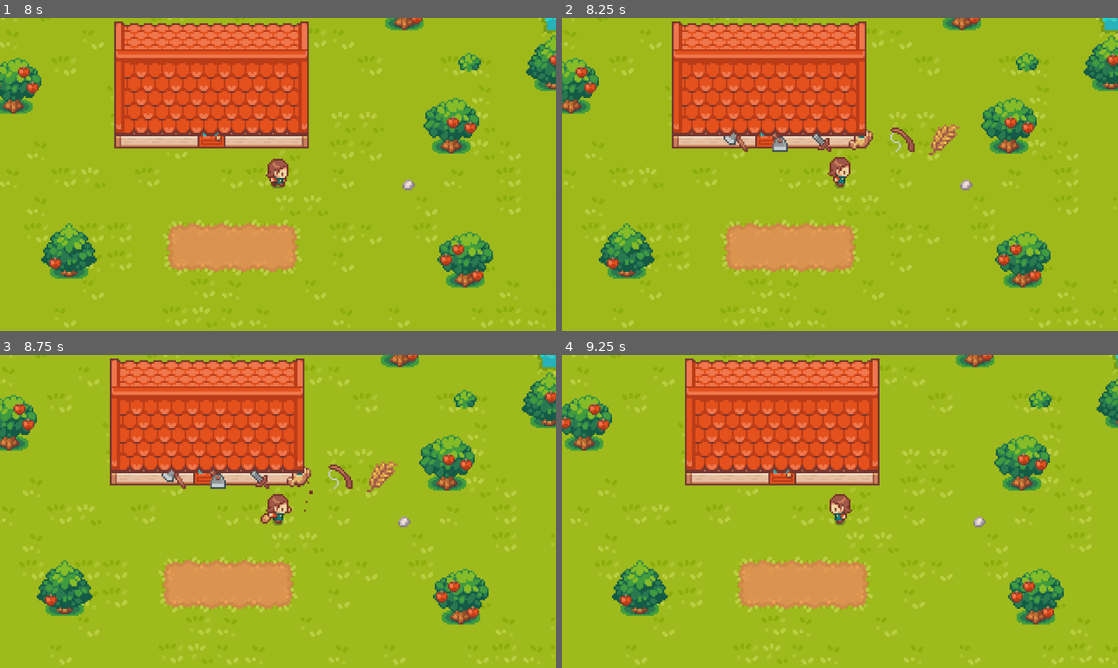
Above: before the commit, frames 1-4 (two rows, left to right).
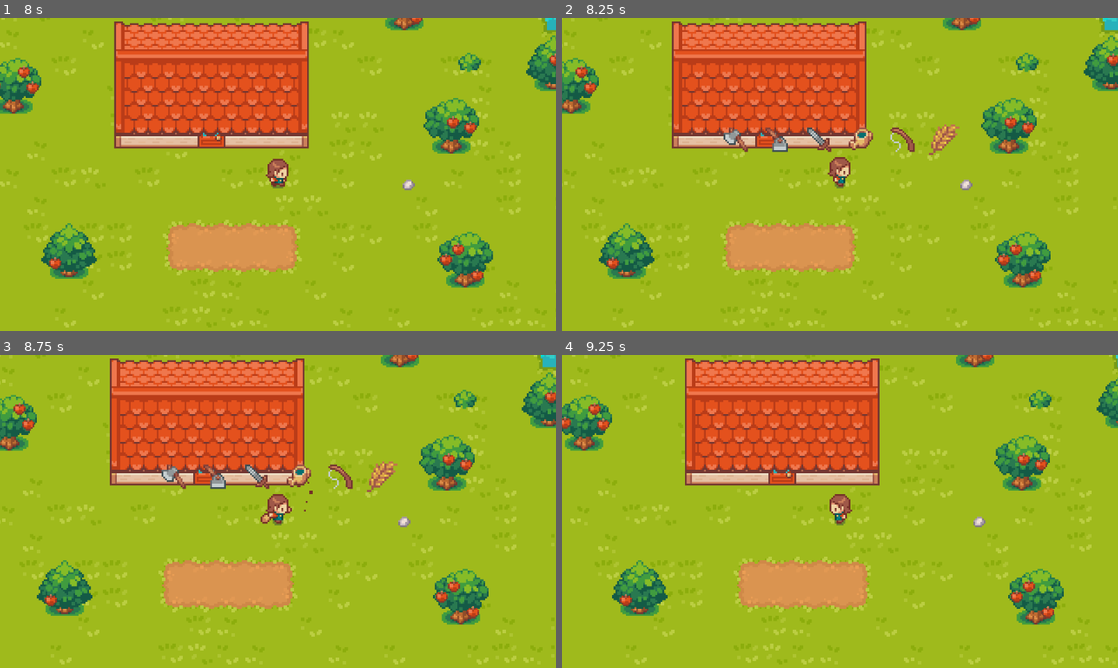
Above: after the commit, the same moments.

Repository: jkaczor6/GodotValley
Game: Godot game, scene res://scenes/levels/level.tscn
Same seed, same stepped clock (60 frames per second), same inputs: the game is played once before the commit and once after it.
Inputs:
- Up to frame 1 (8 s): hold D (right) 0.53-1.28 s; tap Space (action) at 0.6, 1.35, 2.3, 2.85, 3.5, 3.6, 4.55, 5.1, 5.75, 5.85, 6.8, 7.35 s; hold Q (tool_backward) 1.28-2.03 s; tap Enter at 2, 4.25, 6.5 s; hold D (right) 2.03-2.78 s; tap N (diagnose) at 2.1, 4.35, 6.6 s; hold C (seed_forward) 2.78-3.53 s; hold A (left) 3.53-5.03 s; hold Q (tool_backward) 5.03-5.78 s; hold D (right) 5.78-6.53 s; hold C (seed_forward) 6.53-7.28 s; hold D (right) from 7.28 s (still down)
- Up to frame 2 (8.25 s): release D (right) at 8.03 s; hold Q (tool_backward) from 8.03 s (still down); tap Space (action) at 8.1 s
- Up to frame 3 (8.75 s): keep holding Q (tool_backward)
- Up to frame 4 (9.25 s): release Q (tool_backward) at 8.78 s; hold A (left) from 8.78 s (still down); tap N (diagnose) at 8.85 s; tap Space (action) at 9.05 s

Frame 1 is identical in both runs. In frame 2, 0.2% of the frame differs, in the area x 29-55%, y 34-38%; in frame 3, 0.2%; in frame 4, nothing differs.

Commit message:
finished fishing minigame

Diff:
--- a/project.godot
+++ b/project.godot
@@ -29,7 +29,6 @@
 window/size/viewport_width=1280
 window/size/viewport_height=720
 window/subwindows/embed_subwindows=false
-window/vsync/vsync_mode=0
 
 [input]
 
--- a/scenes/characters/player.gd
+++ b/scenes/characters/player.gd
@@ -31,7 +31,7 @@
 
 func get_fishing_input():
 	if Input.is_action_just_pressed("action"):
-		pass
+		$FishingGame.action()
 
 func get_basic_input():
 	if Input.is_action_just_pressed("tool_forward") or Input.is_action_just_pressed("tool_backward"):
@@ -75,8 +75,14 @@
 	tool_use.emit(current_tool, position + last_direction * 16 + Vector2(0,4))
 
 func start_fishing():
+	$FishingGame.reveal()
 	current_state = Enum.State.FISHING
 	$Animation/AnimationTree.set("parameters/FishBlend/blend_amount", 1)
+
+func stop_fishing():
+	can_move = true
+	current_state = Enum.State.DEFAULT
+	$Animation/AnimationTree.set("parameters/FishBlend/blend_amount", 0)
 
 func _on_animation_tree_animation_started(_anim_name: StringName) -> void:
 	can_move = false
--- a/scenes/characters/player.tscn
+++ b/scenes/characters/player.tscn
@@ -3,6 +3,7 @@
 [ext_resource type="Script" uid="uid://dbmbhotl3mjb4" path="res://scenes/characters/player.gd" id="2_76oj4"]
 [ext_resource type="Texture2D" uid="uid://bp3sfnx2rutrs" path="res://graphics/characters/main/main_basic.png" id="3_6eyoc"]
 [ext_resource type="PackedScene" uid="uid://bcg37n0ysrp6w" path="res://scenes/ui/tool_ui.tscn" id="3_76oj4"]
+[ext_resource type="PackedScene" uid="uid://qspw5wxn75gc" path="res://scenes/ui/fishing_game.tscn" id="4_dyp2m"]
 
 [sub_resource type="CapsuleShape2D" id="CapsuleShape2D_atpat"]
 radius = 4.0
@@ -1528,11 +1529,11 @@
 nodes/MoveStateMachine/position = Vector2(302.65524, -123.22713)
 nodes/ToolOneShot/node = SubResource("AnimationNodeOneShot_yewv4")
 nodes/ToolOneShot/position = Vector2(620, -120)
-nodes/Blend2/node = SubResource("AnimationNodeBlend2_76oj4")
-nodes/Blend2/position = Vector2(1020, -120)
+nodes/FishBlend/node = SubResource("AnimationNodeBlend2_76oj4")
+nodes/FishBlend/position = Vector2(1020, -120)
 nodes/FishIdleBlendSpace2D/node = SubResource("AnimationNodeBlendSpace2D_aqa0x")
 nodes/FishIdleBlendSpace2D/position = Vector2(800, 0)
-node_connections = [&"output", 0, &"Blend2", &"ToolOneShot", 0, &"MoveStateMachine", &"ToolOneShot", 1, &"ToolStateMachine", &"Blend2", 0, &"ToolOneShot", &"Blend2", 1, &"FishIdleBlendSpace2D"]
+node_connections = [&"output", 0, &"FishBlend", &"ToolOneShot", 0, &"MoveStateMachine", &"ToolOneShot", 1, &"ToolStateMachine", &"FishBlend", 0, &"ToolOneShot", &"FishBlend", 1, &"FishIdleBlendSpace2D"]
 
 [node name="Player" type="CharacterBody2D" unique_id=1221615893 groups=["Player"]]
 collision_layer = 2
@@ -1543,7 +1544,6 @@
 texture = ExtResource("3_6eyoc")
 hframes = 33
 vframes = 4
-frame = 1
 
 [node name="CollisionShape2D" type="CollisionShape2D" parent="." unique_id=966384012]
 shape = SubResource("CapsuleShape2D_atpat")
@@ -1570,17 +1570,21 @@
 parameters/ToolOneShot/active = false
 parameters/ToolOneShot/internal_active = false
 parameters/ToolOneShot/request = 0
-parameters/Blend2/blend_amount = 0.0
+parameters/FishBlend/blend_amount = 0.0
 parameters/FishIdleBlendSpace2D/blend_position = Vector2(0, 0)
 
 [node name="Camera2D" type="Camera2D" parent="." unique_id=708422854]
 zoom = Vector2(4, 4)
 
 [node name="ToolUI" parent="." unique_id=383167844 instance=ExtResource("3_76oj4")]
+z_index = 2
 
 [node name="RayCast2D" type="RayCast2D" parent="." unique_id=2022611320]
 target_position = Vector2(0, 20)
 collision_mask = 8
 
+[node name="FishingGame" parent="." unique_id=1221989429 instance=ExtResource("4_dyp2m")]
+position = Vector2(40, 0)
+
 [connection signal="animation_finished" from="Animation/AnimationTree" to="." method="_on_animation_tree_animation_finished"]
 [connection signal="animation_started" from="Animation/AnimationTree" to="." method="_on_animation_tree_animation_started"]
--- a/scenes/levels/level.tscn
+++ b/scenes/levels/level.tscn
@@ -994,35 +994,32 @@
 position = Vector2(-149, 481)
 
 [node name="SimpleObject3" parent="Objects" unique_id=157085473 instance=ExtResource("8_ouxo3")]
-z_index = -1
 position = Vector2(31, 467)
-size = 0
-style = 0
 random = true
 
 [node name="SimpleObject4" parent="Objects" unique_id=464652059 instance=ExtResource("8_ouxo3")]
-z_index = -1
 position = Vector2(-36, 416)
-size = 0
-style = 0
+size = 3
 random = true
 
 [node name="SimpleObject5" parent="Objects" unique_id=351454795 instance=ExtResource("8_ouxo3")]
 z_index = -1
 position = Vector2(45, 201)
+size = 1
+style = 0
+random = true
+
+[node name="SimpleObject9" parent="Objects" unique_id=1161524051 instance=ExtResource("8_ouxo3")]
+z_index = -1
+position = Vector2(131, 213)
 size = 0
-style = 0
-random = true
-
-[node name="SimpleObject9" parent="Objects" unique_id=1161524051 instance=ExtResource("8_ouxo3")]
-position = Vector2(131, 213)
 style = 0
 random = true
 
 [node name="SimpleObject10" parent="Objects" unique_id=1588403882 instance=ExtResource("8_ouxo3")]
 z_index = -1
 position = Vector2(72, 165)
-size = 0
+size = 1
 style = 0
 random = true
 
@@ -1033,13 +1030,13 @@
 random = true
 
 [node name="SimpleObject13" parent="Objects" unique_id=1771839642 instance=ExtResource("8_ouxo3")]
+z_index = -1
 position = Vector2(285, 349)
-size = 3
+size = 1
 random = true
 
 [node name="SimpleObject14" parent="Objects" unique_id=636422682 instance=ExtResource("8_ouxo3")]
 position = Vector2(321, 278)
-style = 0
 random = true
 
 [node name="SimpleObject15" parent="Objects" unique_id=919594699 instance=ExtResource("8_ouxo3")]
@@ -1052,31 +1049,33 @@
 [node name="SimpleObject16" parent="Objects" unique_id=259513319 instance=ExtResource("8_ouxo3")]
 z_index = -1
 position = Vector2(323, 442)
-size = 1
+size = 0
+style = 0
 random = true
 
 [node name="SimpleObject17" parent="Objects" unique_id=1344727057 instance=ExtResource("8_ouxo3")]
+z_index = -1
 position = Vector2(195, 454)
+size = 0
+style = 0
 random = true
 
 [node name="SimpleObject18" parent="Objects" unique_id=1298932646 instance=ExtResource("8_ouxo3")]
 z_index = -1
 position = Vector2(247, 516)
-size = 1
+size = 0
+style = 0
 random = true
 
 [node name="SimpleObject6" parent="Objects" unique_id=1459402825 instance=ExtResource("8_ouxo3")]
-z_index = -1
 position = Vector2(-21, 300)
-size = 1
 style = 0
 random = true
 
 [node name="SimpleObject7" parent="Objects" unique_id=1096386129 instance=ExtResource("8_ouxo3")]
 z_index = -1
-position = Vector2(-21, 300)
-size = 0
-style = 0
+position = Vector2(-43, 276)
+size = 1
 random = true
 
 [node name="House" parent="Objects" unique_id=1690231218 instance=ExtResource("10_qogh7")]
--- /dev/null
+++ b/scenes/ui/fishing_game.gd
@@ -0,0 +1,49 @@
+extends Node2D
+
+@onready var y_range = $Control/NinePatchRect.custom_minimum_size.y - 10
+var velocity: float
+var fish_velocity: float
+var progress := 30.0
+var sprite_size: Vector2
+
+func _process(delta: float) -> void:
+	if visible:
+
+		velocity += 20.0 * delta
+		$BarSprite.position.y += velocity * delta
+		var half_bar_height = sprite_size.y / 2 - 2
+		$BarSprite.position.y = clamp($BarSprite.position.y, -y_range/ 2.0 + half_bar_height, y_range / 2.0 - half_bar_height)
+
+		$FishSprite.position.y += fish_velocity * delta
+		$FishSprite.position.y = clamp($FishSprite.position.y, -y_range/ 2.0, y_range / 2.0)
+
+		var top_point = $BarSprite.position.y - sprite_size.y / 2.0
+		var bottom_point = $BarSprite.position.y + sprite_size.y / 2.0
+		if $FishSprite.position.y >= top_point and $FishSprite.position.y <= bottom_point:
+			progress += 10.0 * delta
+		else:
+			progress -= 10.0 * delta
+		$Control/TextureProgressBar.value = progress
+
+func _ready() -> void:
+	hide()
+	sprite_size = $BarSprite.get_rect().size
+
+func reveal():
+	show()
+	$FishSprite.position.y = randf_range(-y_range / 2.0, y_range / 2.0)
+	fish_velocity = randf_range(-20.0, 20.0)
+
+func _on_fish_update_timer_timeout() -> void:
+	fish_velocity = randf_range(-20.0, 20.0)
+	$FishUpdateTimer.wait_time = randf_range(1.0, 3.0)
+
+func action():
+	velocity = -25
+
+
+func _on_texture_progress_bar_value_changed(value: float) -> void:
+	if value <= 0.0 or value >= 100.0:
+		hide()
+		print('game finish')
+		get_parent().stop_fishing()
--- /dev/null
+++ b/scenes/ui/fishing_game.tscn
@@ -0,0 +1,66 @@
+[gd_scene format=3 uid="uid://qspw5wxn75gc"]
+
+[ext_resource type="Script" uid="uid://ptcmkx5v3n7p" path="res://scenes/ui/fishing_game.gd" id="1_unues"]
+[ext_resource type="Texture2D" uid="uid://dgumw45kjfkbn" path="res://graphics/ui/fish_frame.png" id="1_xvvf3"]
+[ext_resource type="Texture2D" uid="uid://cpv12fur04hkk" path="res://graphics/ui/fish_progress_bg.png" id="2_0s3av"]
+[ext_resource type="Texture2D" uid="uid://big0akfwjmocq" path="res://graphics/ui/fish_progress.png" id="3_kg75w"]
+[ext_resource type="Texture2D" uid="uid://bjyisaqia5rw1" path="res://graphics/ui/bar.png" id="4_e7q0f"]
+[ext_resource type="Texture2D" uid="uid://bynnb60cf2brm" path="res://graphics/icons/silverfish.png" id="5_unues"]
+
+[node name="FishingGame" type="Node2D" unique_id=1221989429]
+z_index = 2
+script = ExtResource("1_unues")
+
+[node name="Control" type="Control" parent="." unique_id=1858603173]
+layout_mode = 3
+anchor_left = 0.5
+anchor_top = 0.5
+anchor_right = 0.5
+anchor_bottom = 0.5
+grow_horizontal = 2
+grow_vertical = 2
+
+[node name="NinePatchRect" type="NinePatchRect" parent="Control" unique_id=230484090]
+custom_minimum_size = Vector2(20, 150)
+layout_mode = 1
+anchors_preset = 15
+anchor_right = 1.0
+anchor_bottom = 1.0
+grow_horizontal = 2
+grow_vertical = 2
+texture = ExtResource("1_xvvf3")
+patch_margin_left = 5
+patch_margin_top = 5
+patch_margin_right = 5
+patch_margin_bottom = 20
+
+[node name="TextureProgressBar" type="TextureProgressBar" parent="Control" unique_id=1573454809]
+custom_minimum_size = Vector2(10, 130)
+layout_mode = 1
+anchors_preset = -1
+anchor_right = 1.0
+anchor_bottom = 1.0
+offset_left = 40.0
+grow_horizontal = 2
+grow_vertical = 2
+value = 38.0
+fill_mode = 3
+nine_patch_stretch = true
+stretch_margin_left = 4
+stretch_margin_top = 4
+stretch_margin_right = 4
+stretch_margin_bottom = 4
+texture_under = ExtResource("2_0s3av")
+texture_progress = ExtResource("3_kg75w")
+
+[node name="BarSprite" type="Sprite2D" parent="." unique_id=1740055301]
+texture = ExtResource("4_e7q0f")
+
+[node name="FishSprite" type="Sprite2D" parent="." unique_id=948602313]
+texture = ExtResource("5_unues")
+
+[node name="FishUpdateTimer" type="Timer" parent="." unique_id=2077485871]
+autostart = true
+
+[connection signal="value_changed" from="Control/TextureProgressBar" to="." method="_on_texture_progress_bar_value_changed"]
+[connection signal="timeout" from="FishUpdateTimer" to="." method="_on_fish_update_timer_timeout"]
Not shown, added: scenes/ui/fishing_game.gd.uid
